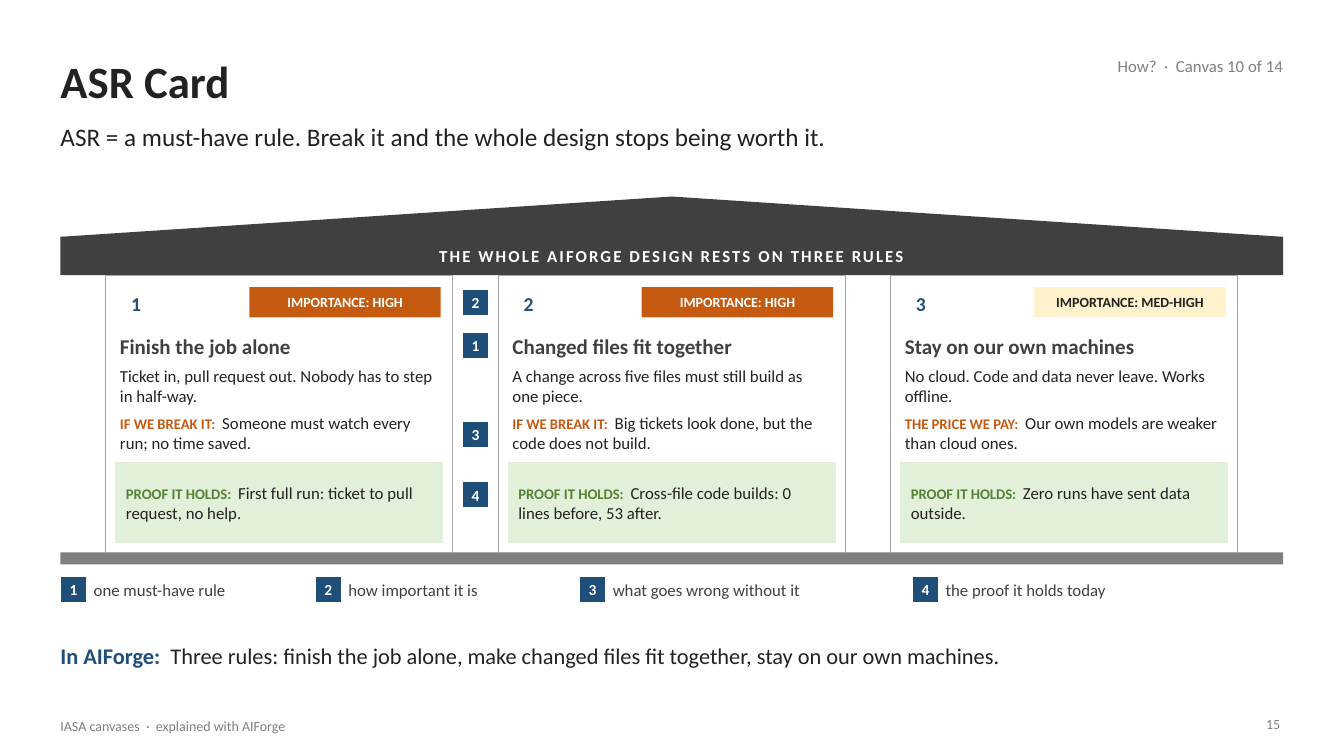
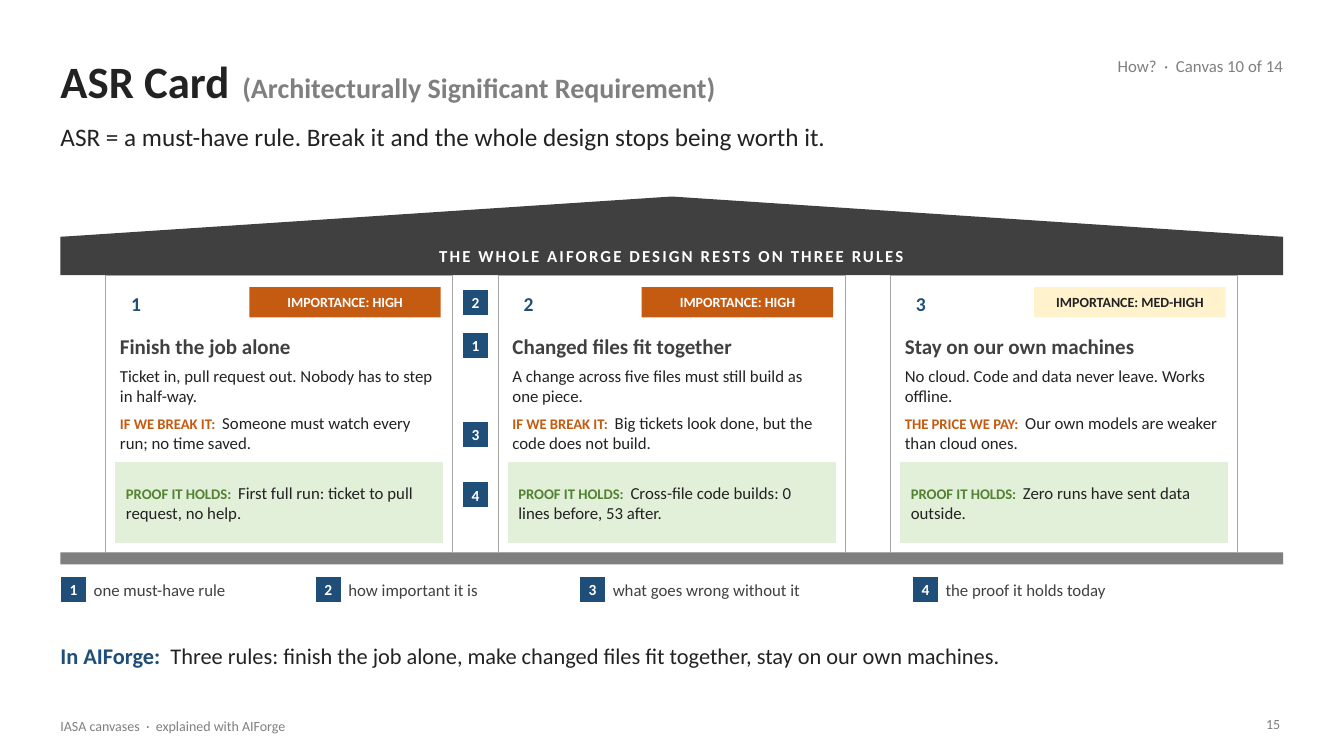
Before and after one commit to Manikanta-Reddy-Pasala/tools, a slide deck: slide 15 of course/iasa-aiforge/IASA-Canvases-with-AIForge.pptx. Drawn at 1344x756 pixels with LibreOffice and Linux fonts; fonts in the diff are those of the drawing. Boxes give left, top, right and bottom in pixels: in the first picture for what was removed or moved away, otherwise in the second. Text is boxed around its words. In the diff, an @@ line names an element or a change of style, - is before the commit and + after.

```diff
--- a/course/iasa-aiforge/IASA-Canvases-with-AIForge.pptx
+++ b/course/iasa-aiforge/IASA-Canvases-with-AIForge.pptx
@@ title at bbox=[60, 66, 715, 103]: text changed; size 32 to 20 pt; text colour #222222 to #7F7F7F @@
-ASR Card
+ASR Card (Architecturally Significant Requirement)
```
Also in this commit, not shown: 5 other slides changed, 2 other files.
